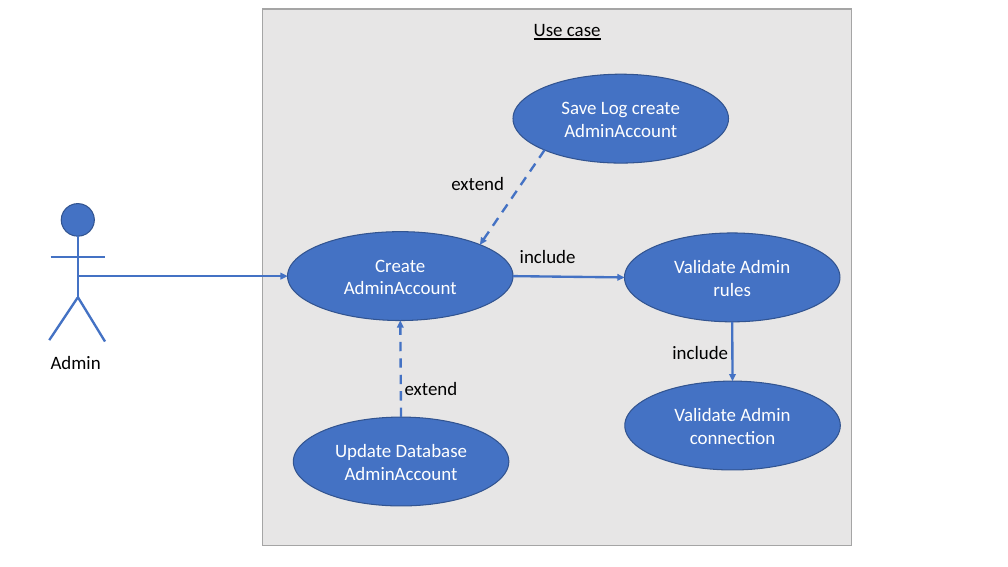
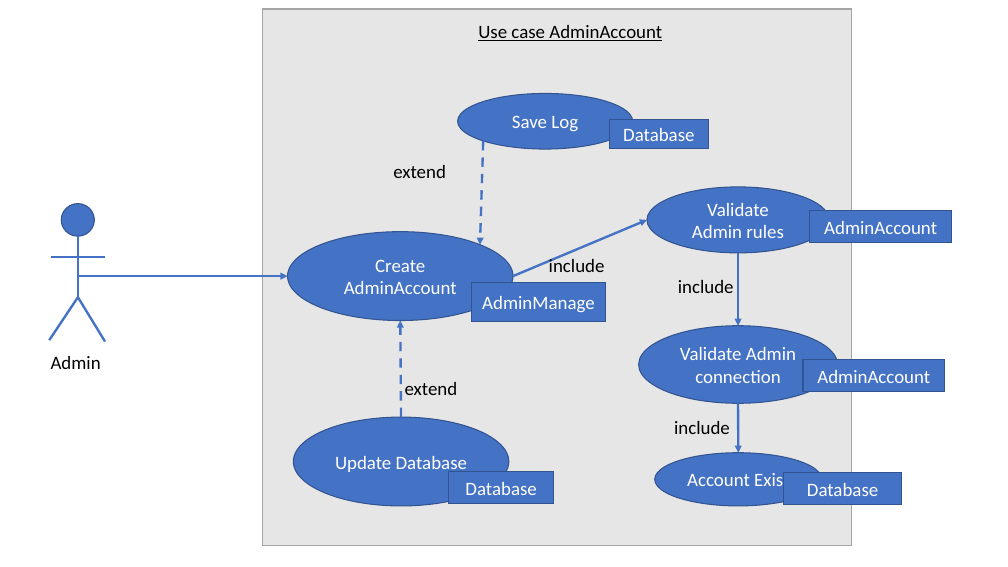
Before and after one commit to tcatonet/AL, a slide deck: slide 21 of projet AL.pptx (slide 30 before the commit). Drawn at 1008x567 pixels with LibreOffice and Linux fonts; fonts in the diff are those of the drawing. Boxes give left, top, right and bottom in pixels: in the first picture for what was removed or moved away, otherwise in the second. Text is boxed around its words. In the diff, an @@ line names an element or a change of style, - is before the commit and + after.

```diff
--- a/projet AL.pptx
+++ b/projet AL.pptx
@@ text at (478,25,662,41): text changed @@
-Use case
+Use case AdminAccount
@@ ellipse "Save Log": place and size @@
-ellipse "Save Log" at (513,74,729,163)
+ellipse "Save Log" at (457,94,633,150)
@@ text in ellipse at (512,115,578,132): text changed @@
-Save Log create AdminAccount
+Save Log
@@ rectangle added at (609,119,708,148), fill #4472C4, outline #325491 1 pt, 18 pt, text #FFFFFF @@
+Database
@@ arrow moved from (544, 150) - (480, 245) to (483, 141) - (480, 245) @@
@@ text "extend": place and size @@
-text "extend" at (451,177,504,190)
+text "extend" at (393,165,446,178)
@@ ellipse "Validate Admin rules": place and size @@
-ellipse "Validate Admin rules" at (625,233,840,322)
+ellipse "Validate Admin rules" at (647,187,830,253)
@@ arrow moved from (513, 276) - (625, 278) to (513, 276) - (647, 220) @@
@@ rectangle added at (810,210,951,242), fill #4472C4, outline #325491 1 pt, 18 pt, text #FFFFFF @@
+AdminAccount
@@ text "include": place and size @@
-text "include" at (520,250,576,263)
+text "include" at (549,257,605,272)
@@ arrow moved from (733, 322) - (733, 381) to (738, 253) - (738, 326) @@
@@ rectangle added at (471,283,606,321), fill #4472C4, outline #325491 1 pt, 18 pt, text #FFFFFF @@
+AdminManage
@@ text "include": place and size @@
-text "include" at (672,346,728,359)
+text "include" at (678,280,734,293)
@@ ellipse "Validate Admin connection": place and size @@
-ellipse "Validate Admin connection" at (625,381,840,470)
+ellipse "Validate Admin connection" at (639,326,838,404)
@@ rectangle added at (803,360,944,392), fill #4472C4, outline #325491 1 pt, 18 pt, text #FFFFFF @@
+AdminAccount
@@ arrow added from (738, 404) to (739, 453), #4472C4 2.25 pt @@
@@ text added at (674,421,730,434), 18 pt, text #000000 @@
+include
@@ text in ellipse at (335,456,467,474): text changed @@
-Update Database AdminAccount
+Update Database
@@ rectangle added at (448,472,554,504), fill #4472C4, outline #325491 1 pt, 18 pt, text #FFFFFF @@
+Database
@@ ellipse added at (655,453,822,506), fill #4472C4, outline #325491 1 pt, 18 pt, text #FFFFFF @@
+Account Exist
@@ rectangle added at (783,473,901,504), fill #4472C4, outline #325491 1 pt, 18 pt, text #FFFFFF @@
+Database
```
Also in this commit, not shown: 11 other slides changed, 6 slides added, 13 other files.
